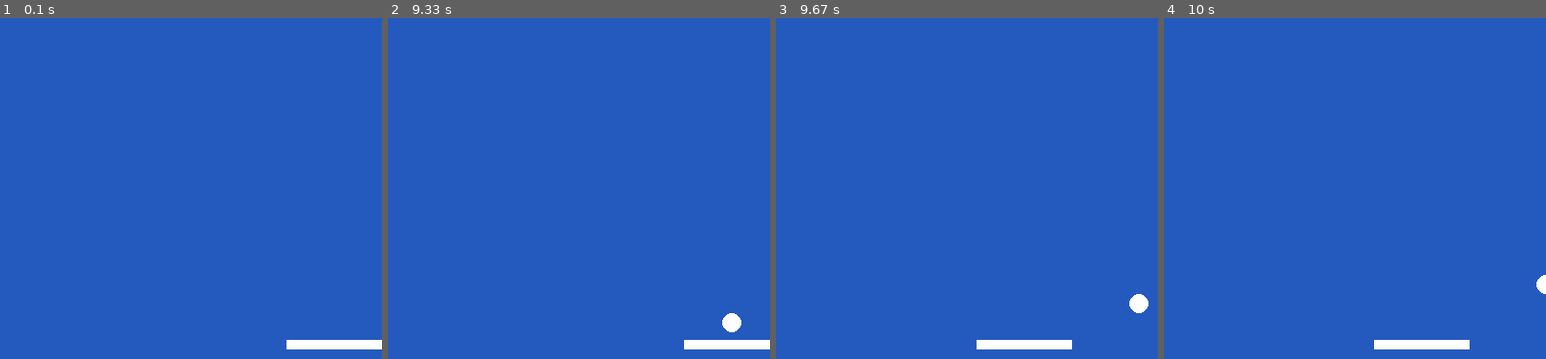
Above: before the commit, frames 1-4 (left to right).
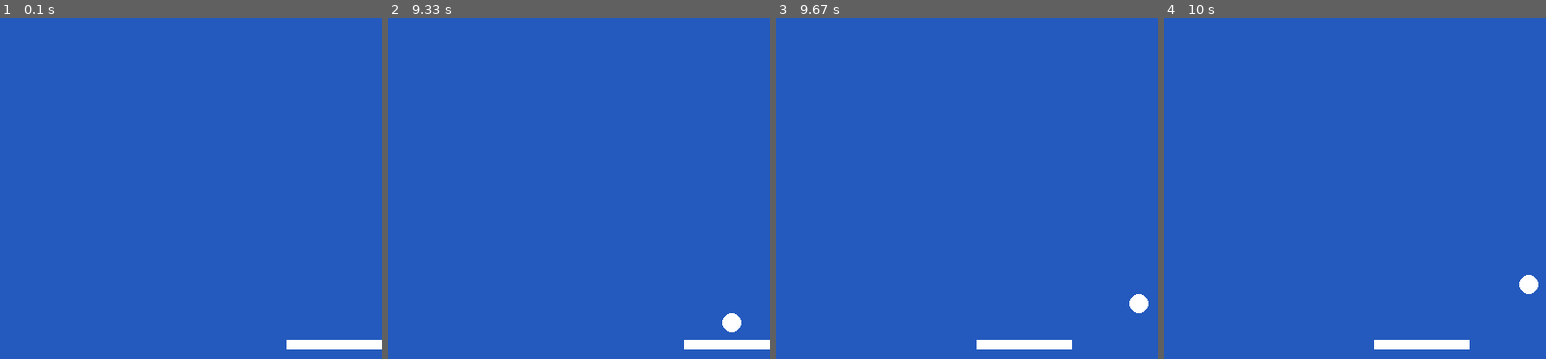
Above: after the commit, the same moments.

Repository: jmiko4/Pygame
Game: pygame game, started from game.py
Two runs of this game, one before a commit and one after it. Both use one fixed random seed, a clock stepped at 60 frames per second and the inputs below.
Inputs:
- Up to frame 1 (0.1 s): no input
- Up to frame 2 (9.33 s): hold Right 0.33-0.8 s; hold Right 0.83-1.3 s; hold Left 1.33-1.87 s; hold Left 1.9-2.3 s; hold Right 2.33-2.97 s; hold Left 3-3.47 s; hold Right 3.5-3.97 s; hold Right 4-4.47 s; hold Left 4.5-5.03 s; hold Left 5.07-5.47 s; hold Right 5.5-6.13 s; hold Left 6.17-6.63 s; hold Left 7.67-8.2 s; hold Left 8.23-8.63 s; hold Right 8.67-9.3 s
- Up to frame 3 (9.67 s): hold Left from 9.33 s (still down)
- Up to frame 4 (10 s): release Left at 9.8 s; hold Right from 9.83 s (still down)
The pictures show only the part of the screen within x 50-100%, y 50-100%; the shares and areas given below are measured in that part.

Frames 1-3 are identical in both runs. In frame 4, 0.3% of the frame differs, in the area x 93-100%, y 75-81%.

Commit message:
Merge branch 'main' of https://github.com/jmiko4/Pygame

Diff:
--- a/game.py
+++ b/game.py
@@ -65,11 +65,11 @@
     ball.advance()
 
     #bounce off walls
-    if ball.center_x < 0 and ball.velocity_dx < 0:
+    if ball.center_x < 10 and ball.velocity_dx < 0:
         ball.bounce_horizontal()
-    if ball.center_x > WIDTH and ball.velocity_dx > 0:
+    if ball.center_x > WIDTH - 10 and ball.velocity_dx > 0:
         ball.bounce_horizontal()
-    if ball.center_y < 0 and ball.velocity_dy < 0:
+    if ball.center_y < 48 and ball.velocity_dy < 0:
         ball.bounce_vertical()
     if ball.center_y > HEIGHT and ball.velocity_dy > 0:
         ball.bounce_vertical()
